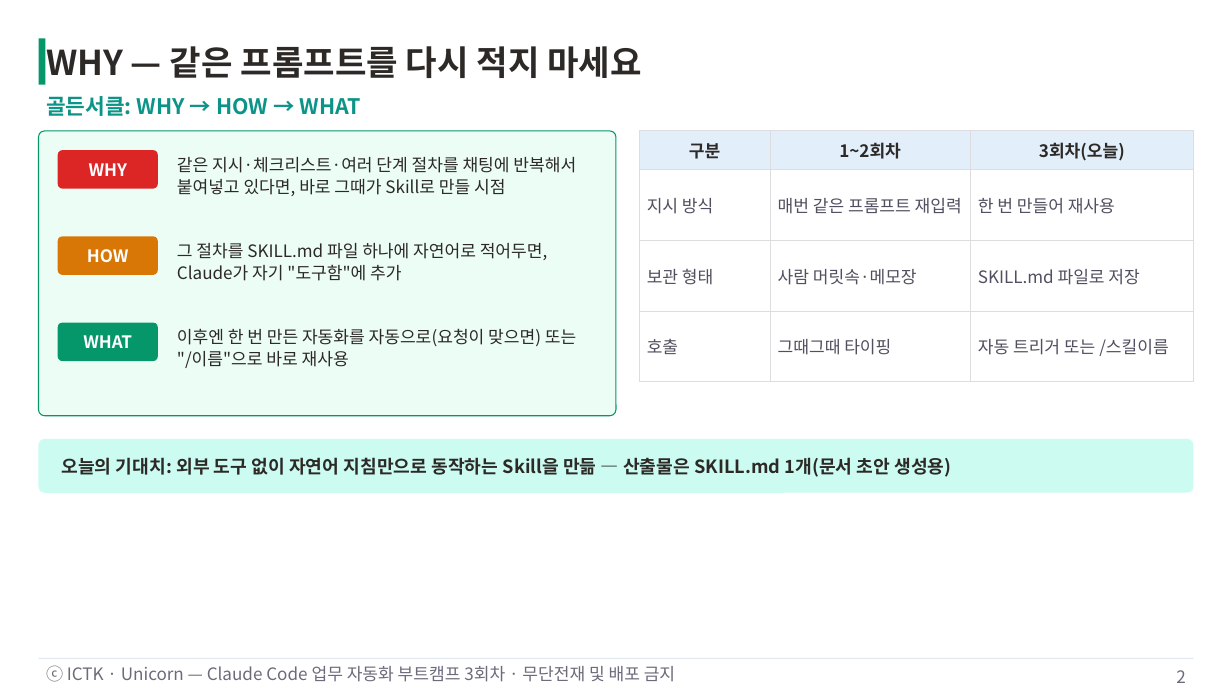
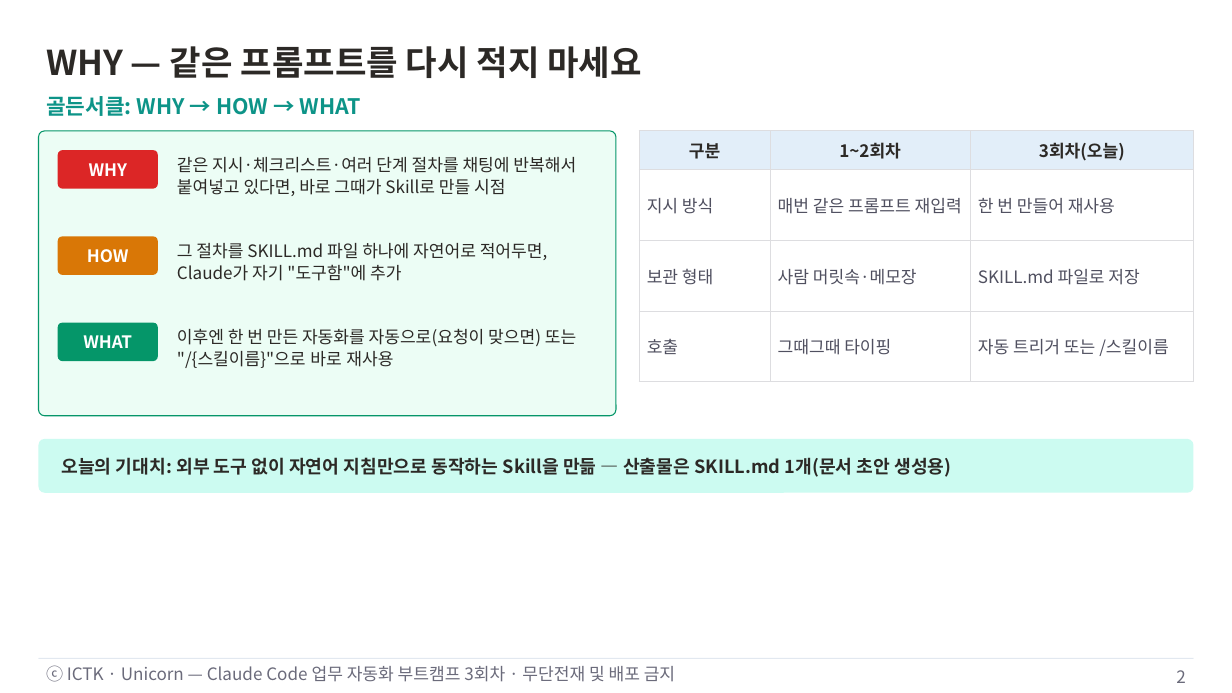
Before and after one commit to unicorn-campus/ai-automation, a slide deck: slide 2 of decks/03-skill-basics/3회차-Skill기초.pptx. Drawn at 1232x693 pixels with LibreOffice and Linux fonts; fonts in the diff are those of the drawing. Boxes give left, top, right and bottom in pixels: in the first picture for what was removed or moved away, otherwise in the second. Text is boxed around its words. In the diff, an @@ line names an element or a change of style, - is before the commit and + after.

```diff
--- a/decks/03-skill-basics/3회차-Skill기초.pptx
+++ b/decks/03-skill-basics/3회차-Skill기초.pptx
@@ rectangle removed at <box>38,38,45,85</box> @@
@@ text at <box>177,328,576,368</box>: text changed @@
-이후엔 한 번 만든 자동화를 자동으로(요청이 맞으면) 또는 "/이름"으로 바로 재사용
+이후엔 한 번 만든 자동화를 자동으로(요청이 맞으면) 또는
+"/{스킬이름}"으로 바로 재사용
```
Also in this commit, not shown: 9 other slides changed, 1 slide added.
